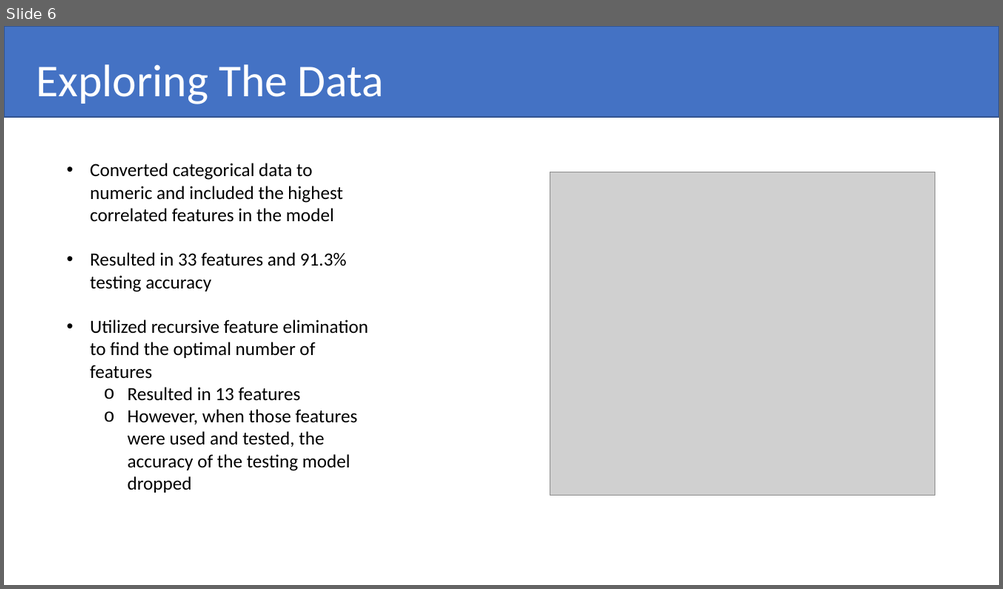
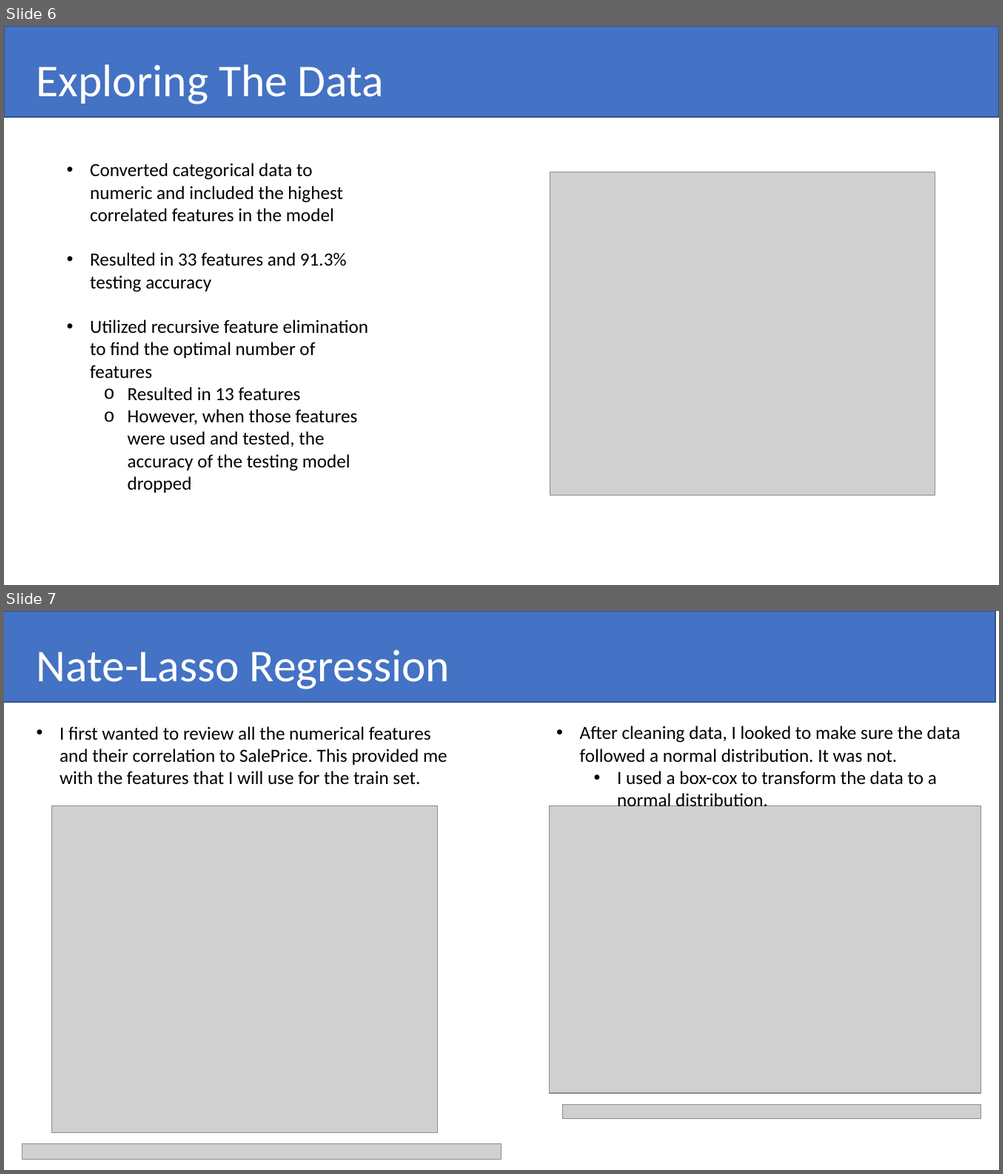
Before and after one commit to pshappycle/Home_Value_Predictor, a slide deck: Presentation/Advanced Regression Techniques To Predict Housing Prices.pptx. Shown one above the other, each under a label of ours: slide 6 before the commit, slides 6 and 7 after it. The pictures are 1003x589 and 1003x1174 pixels, drawn with LibreOffice and Linux fonts; fonts in the diff are those of the drawing; grey boxes stand for pictures. Boxes give left, top, right and bottom in pixels: in the first picture for what was removed or moved away, otherwise in the second. Text is boxed around its words. In the diff, an @@ line names an element or a change of style, - is before the commit and + after.

```diff
--- a/Presentation/Advanced Regression Techniques To Predict Housing Prices.pptx
+++ b/Presentation/Advanced Regression Techniques To Predict Housing Prices.pptx
@@ slide 7 added at [4,611,999,1170], background #FFFFFF @@
@@ rectangle added at [4,611,995,702], fill #4472C4, outline #325491 1 pt @@
@@ title added at [37,649,449,689], 44 pt, text #FFFFFF @@
+Nate-Lasso Regression
@@ text added at [60,726,447,785], 18 pt, text #000000 @@
+• I first wanted to review all the numerical features and their correlation to SalePrice. This provided me with the features that I will use for the train set.
@@ text added at [580,726,960,806], 18 pt, text #000000 @@
+• After cleaning data, I looked to make sure the data followed a normal distribution. It was not.
+  • I used a box-cox to transform the data to a normal distribution.
@@ picture added at [52,806,438,1133] @@
@@ picture added at [549,806,980,1093] @@
@@ picture added at [563,1105,981,1119] @@
@@ picture added at [22,1145,502,1159] @@
```
Also in this commit, not shown: 1 other slide added, 1 slide removed.
